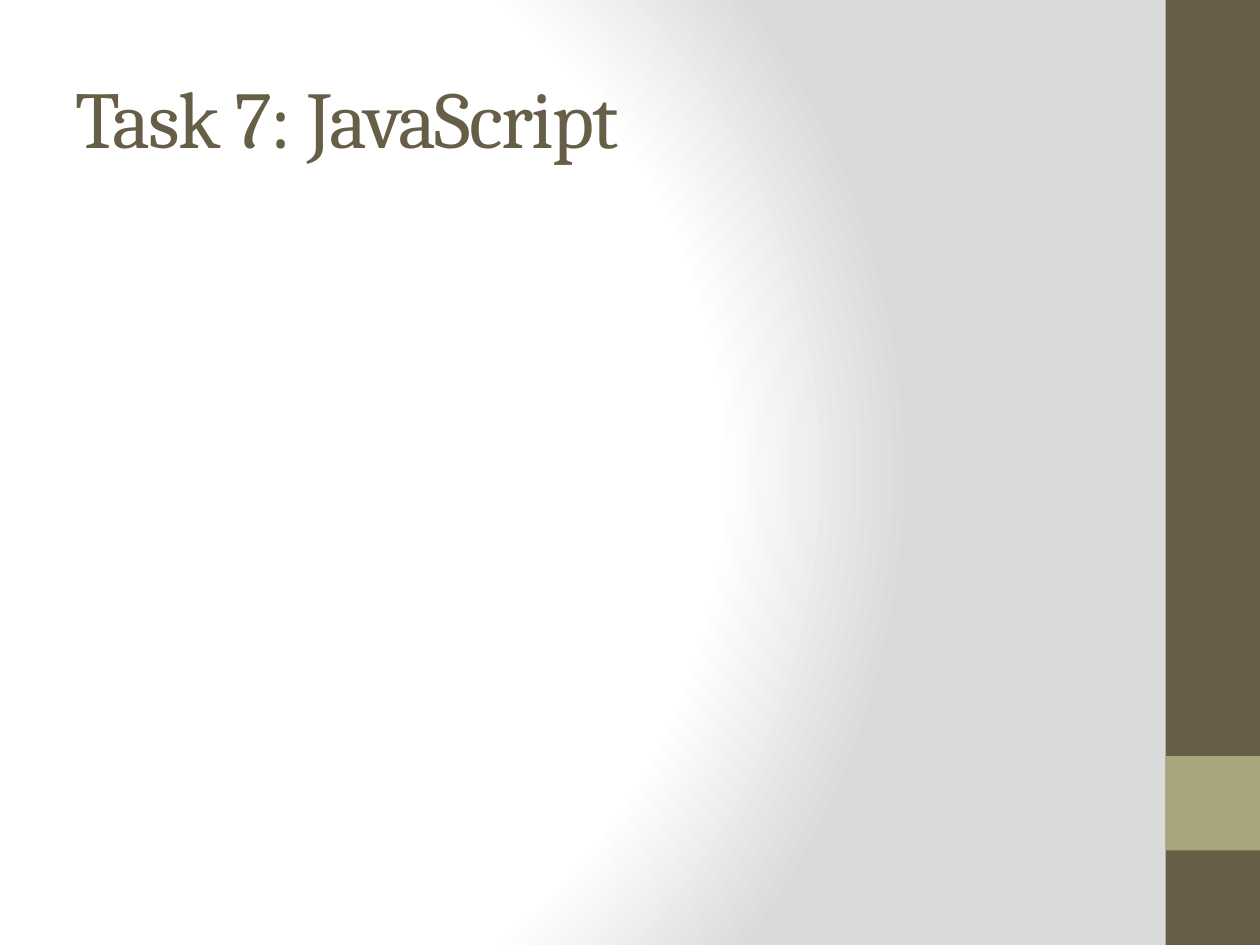
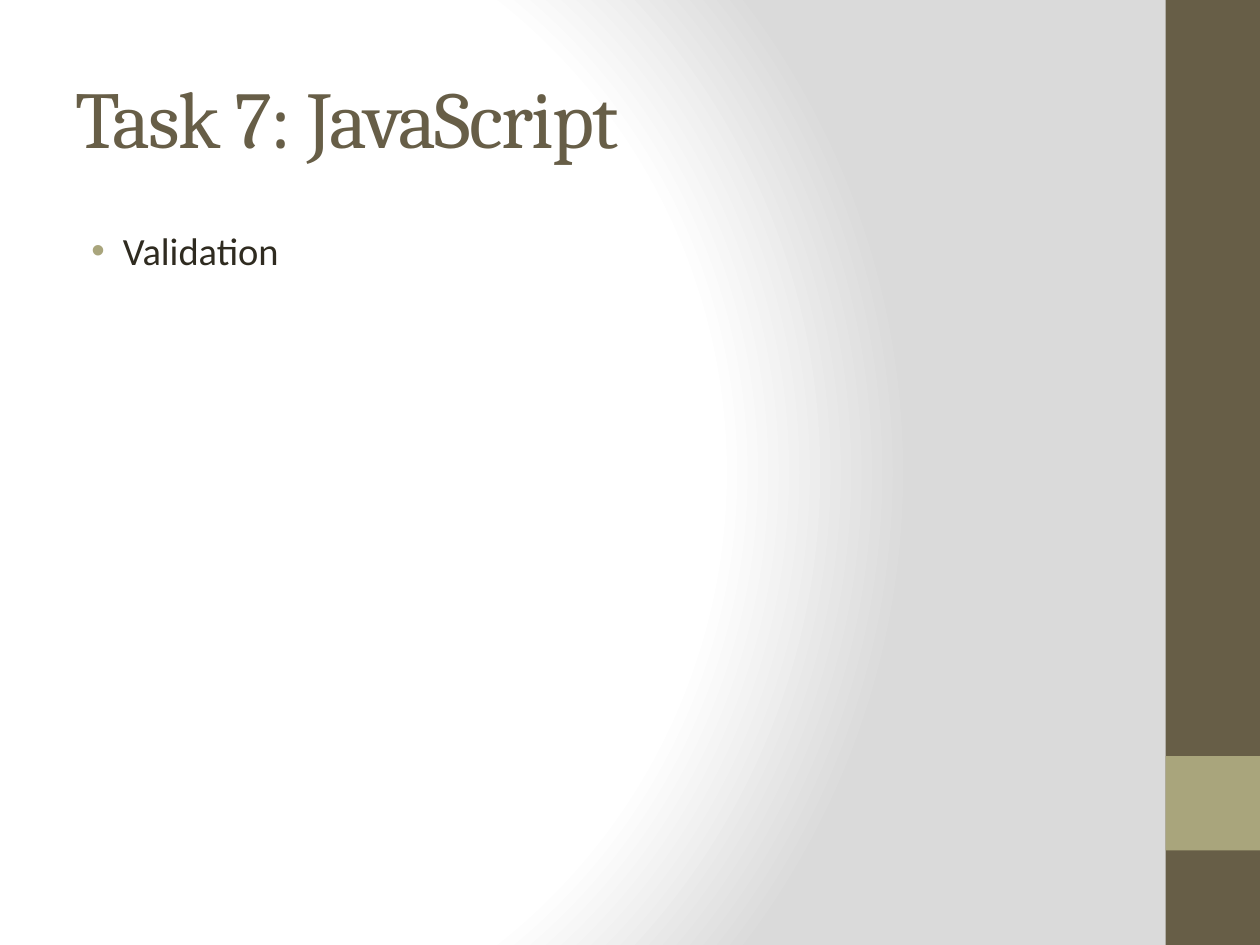
Before and after one commit to kochm8/ch.bfh.bti7054.w2014.p.beerwebshop, a slide deck: slide 10 of doc/Präsentation.pptx. Drawn at 1260x945 pixels with LibreOffice and Linux fonts; fonts in the diff are those of the drawing. Boxes give left, top, right and bottom in pixels: in the first picture for what was removed or moved away, otherwise in the second. Text is boxed around its words. In the diff, an @@ line names an element or a change of style, - is before the commit and + after.

```diff
--- a/doc/Präsentation.pptx
+++ b/doc/Präsentation.pptx
@@ text added at box(123, 238, 279, 266), 22 pt, text #2F2B20 @@
+• Validation
```
Also in this commit, not shown: 2 other slides changed, 2 other files.
